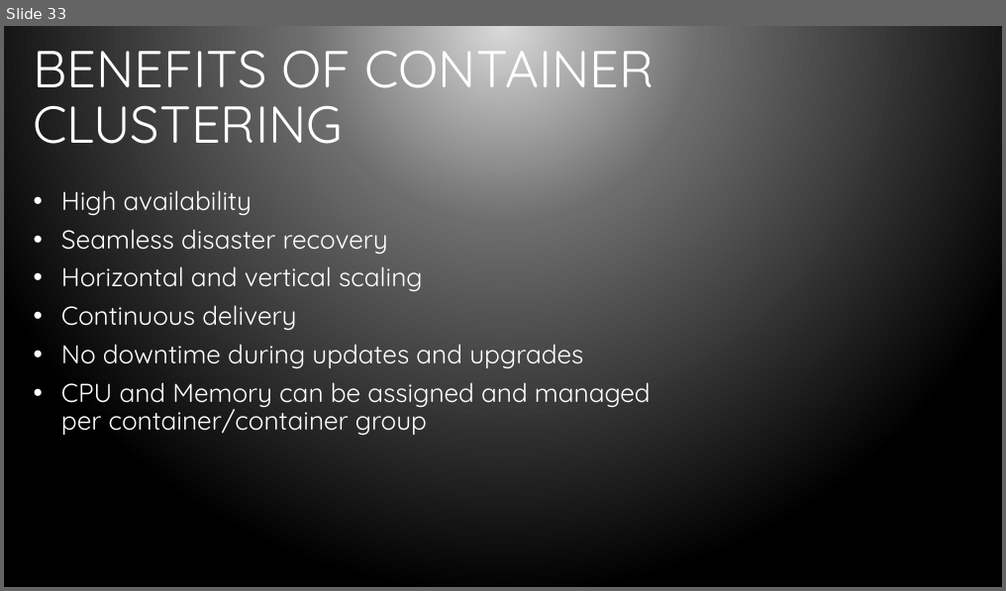
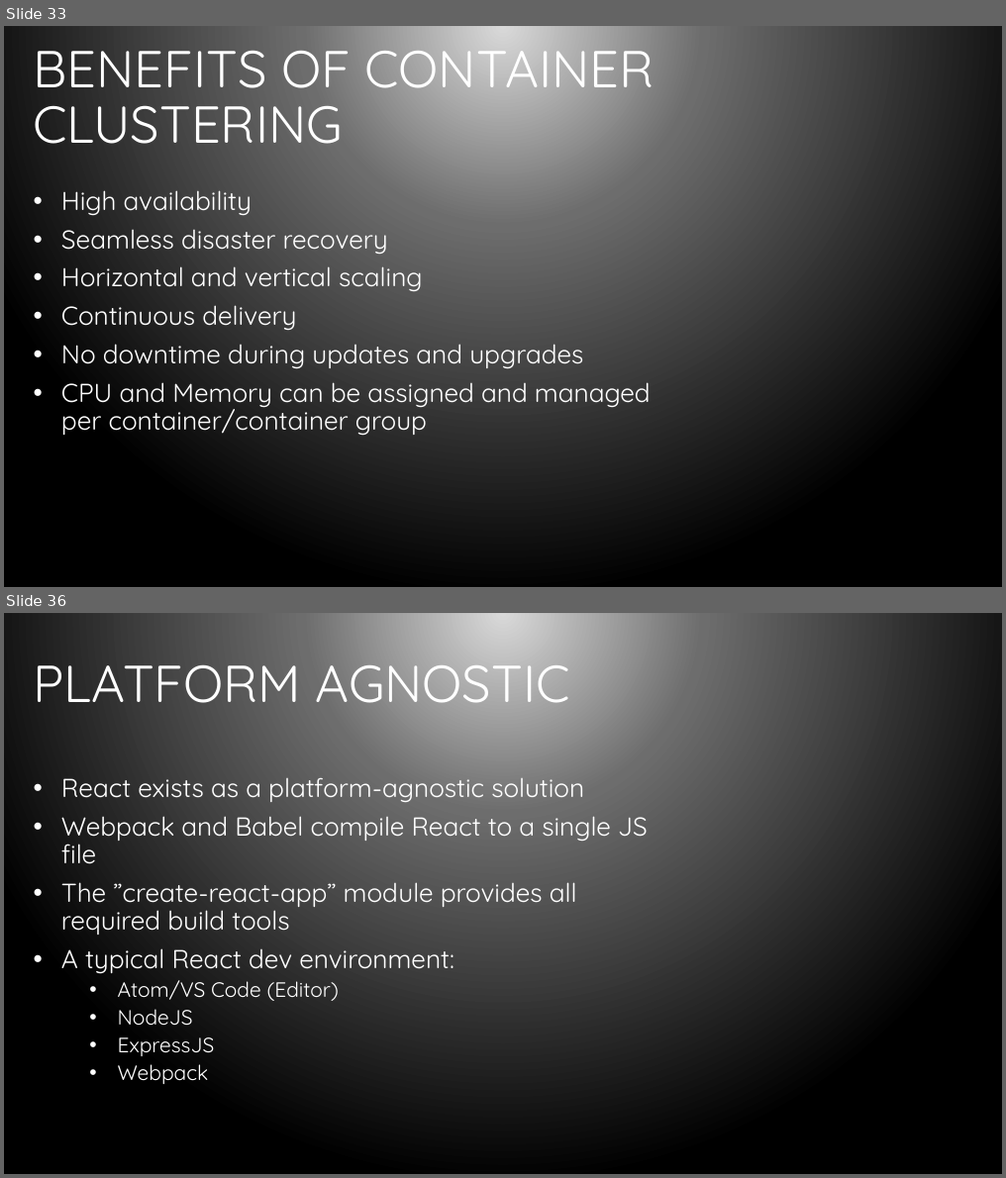
Before and after one commit to bleedingcode/domino-js-masterclass, a slide deck: presentation/8598 Domino and JS.pptx. Shown one above the other, each under a label of ours: slide 33 before the commit, slides 33 and 36 after it; the slides between them are not shown. The pictures are 1006x591 and 1006x1178 pixels, drawn with LibreOffice and Linux fonts; fonts in the diff are those of the drawing; background and template pictures are left out. Boxes give left, top, right and bottom in pixels: in the first picture for what was removed or moved away, otherwise in the second. Text is boxed around its words. In the diff, an @@ line names an element or a change of style, - is before the commit and + after.

Commit message:
- Included a ReactJS topic with relevant slides - Provided contact details on last slide

```diff
--- a/presentation/8598 Domino and JS.pptx
+++ b/presentation/8598 Domino and JS.pptx
@@ slide 36 added at (x1=4, y1=613, x2=1002, y2=1174), background gradient #D9D9D9 to #6D6D6D to #000000 @@
@@ title added at (x1=34, y1=648, x2=569, y2=716), 50 pt, text #FFFFFF @@
+PLATFORM AGNOSTIC
@@ text added at (x1=61, y1=778, x2=648, y2=1084), 25 pt, text #FFFFFF @@
+• React exists as a platform-agnostic solution
+• Webpack and Babel compile React to a single JS file
+• The ”create-react-app” module provides all required build tools
+• A typical React dev environment:
+  • Atom/VS Code (Editor)
+  • NodeJS
+  • ExpressJS
+  • Webpack
```
Also in this commit, not shown: 2 slides changed, 2 other slides added.
